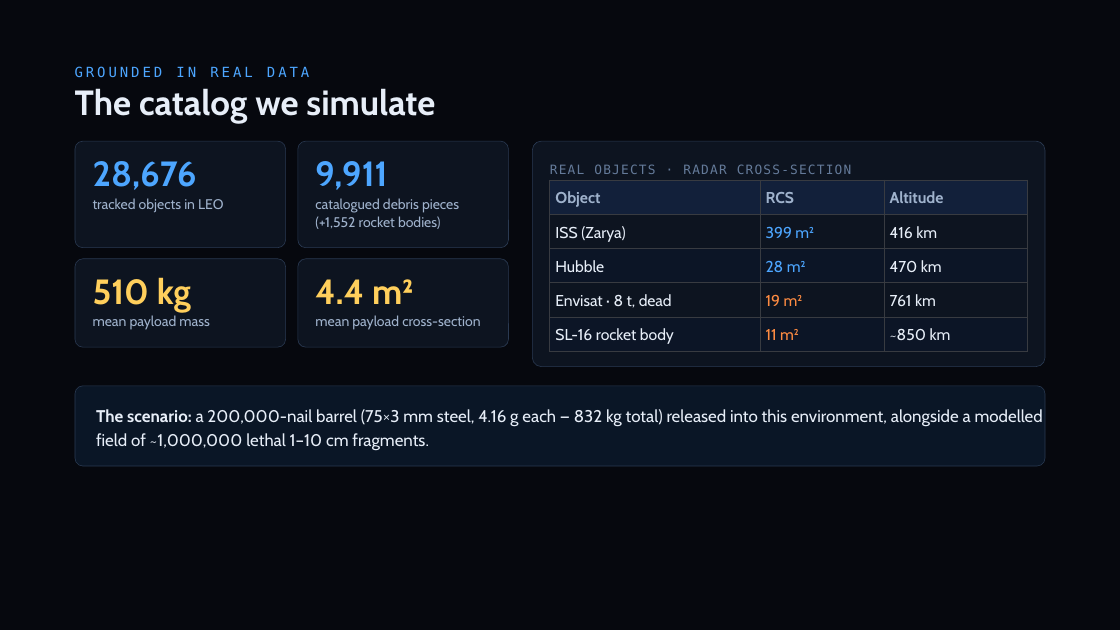
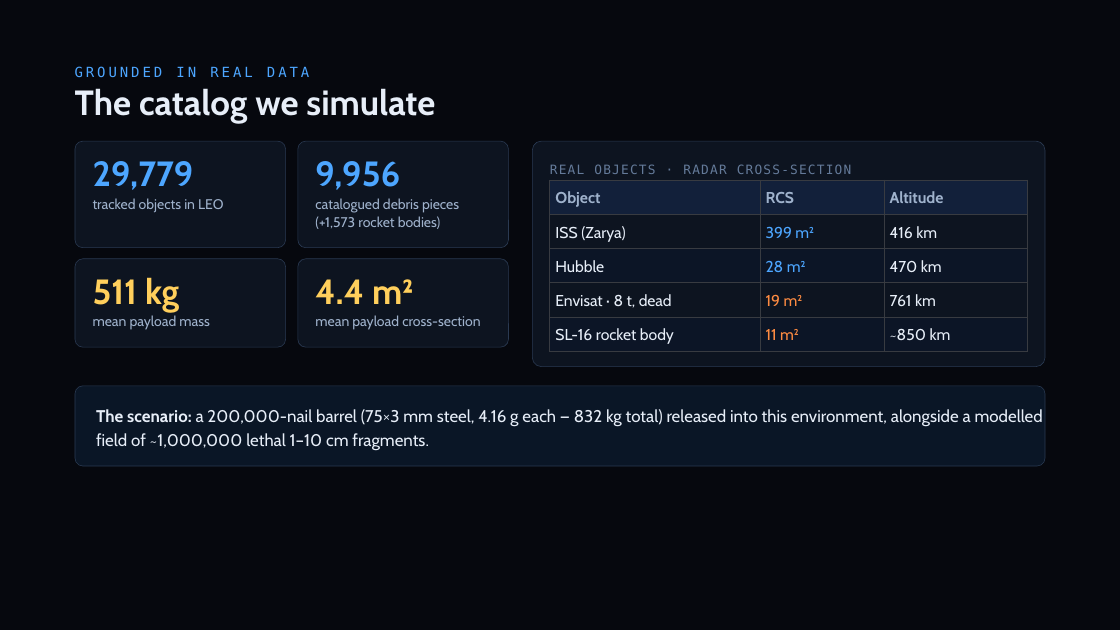
Before and after one commit to TimKadyrov/DebrisCascade, a slide deck: slide 2 of Barrel of Nails — Kessler Study.pptx. Drawn at 1120x630 pixels with LibreOffice and Linux fonts; fonts in the diff are those of the drawing. Boxes give left, top, right and bottom in pixels: in the first picture for what was removed or moved away, otherwise in the second. Text is boxed around its words. In the diff, an @@ line names an element or a change of style, - is before the commit and + after.

```diff
--- a/Barrel of Nails — Kessler Study.pptx
+++ b/Barrel of Nails — Kessler Study.pptx
@@ text at (93, 161, 194, 190): text changed @@
-28,676
+29,779
@@ text at (315, 161, 400, 190): text changed @@
-9,911
+9,956
@@ text at (315, 198, 459, 229): text changed @@
-catalogued debris pieces (+1,552 rocket bodies)
+catalogued debris pieces (+1,573 rocket bodies)
@@ text at (93, 277, 179, 313): text changed @@
-510 kg
+511 kg
```
Also in this commit, not shown: 8 other slides changed, 1 slide added, 9 other files.
